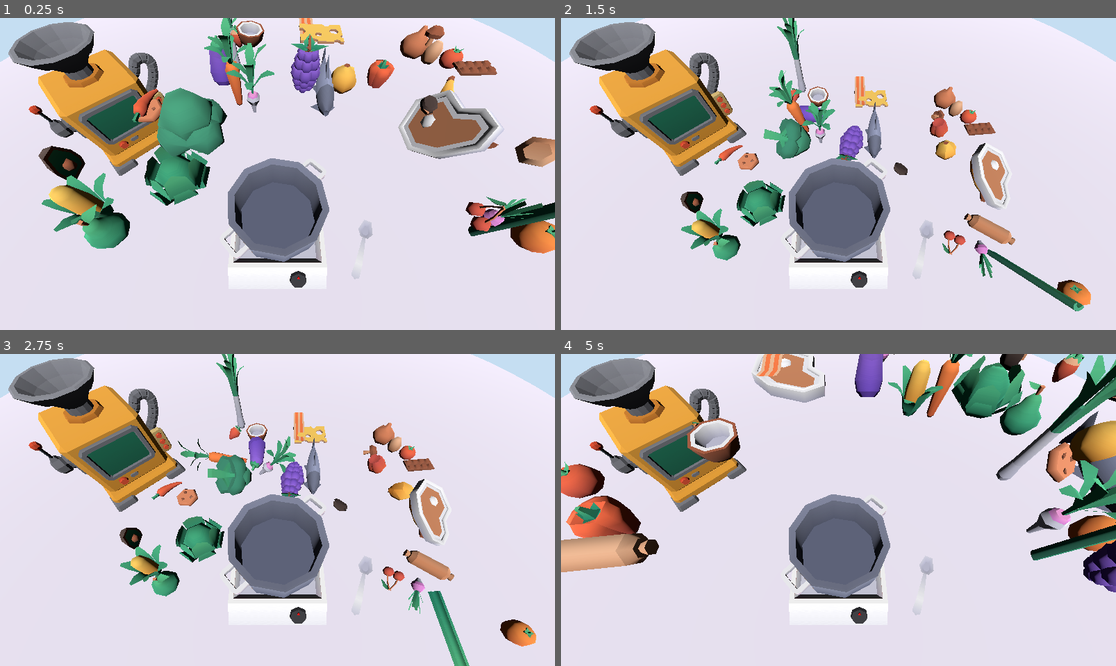
Above: before the commit, frames 1-4 (two rows, left to right).
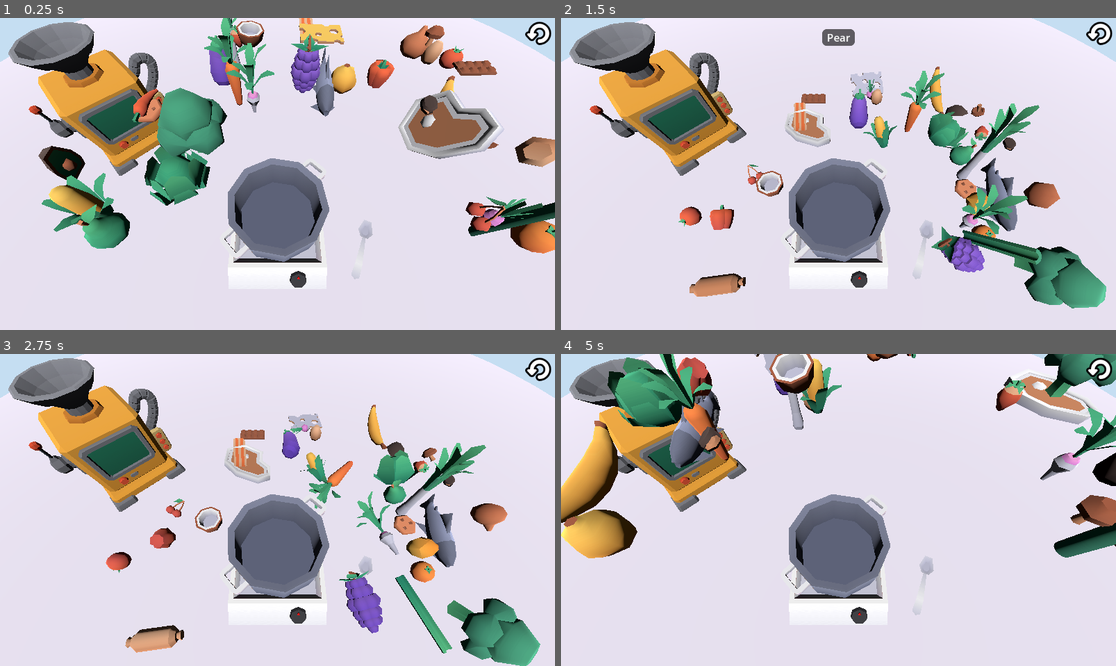
Above: after the commit, the same moments.

Repository: DrHaid/llm-taste-tester
Game: Godot game, scene res://main.tscn
The game is run twice, just before and just after one commit, with the same random seed, the same clock (stepped at 60 frames per second) and the same inputs.
Inputs (mouse positions are in pixels of both pictures, inside the frame that each line leads up to):
- Up to frame 1 (0.25 s): no input
- Up to frame 2 (1.5 s): click (1099, 33) at 0.52 s; move the mouse to (960, 158) at 1.27 s; click (960, 158) at 1.42 s
- Up to frame 3 (2.75 s): drag from (166, 525) to (249, 572) at 2.02 s
- Up to frame 4 (5 s): move the mouse to (894, 441) at 2.77 s; click (894, 441) at 2.92 s; drag from (810, 572) to (672, 463) at 3.52 s; move the mouse to (1005, 556) at 4.27 s; click (1005, 556) at 4.42 s; tap Escape at 4.9 s

The runs differ from the first frame. In frame 1, 0.2% of the frame differs, in the area x 94-100%, y 1-9%; in frame 2, 17%; in frame 3, 17%; in frame 4, 24%, in the area x 0-100%, y 0-77%.

Commit message:
Add reset button

Diff:
--- a/cooking_controller.gd
+++ b/cooking_controller.gd
@@ -11,16 +11,11 @@
 var current_foods: Array[FoodItemData] = []
 
 func _ready() -> void:
-	set_process_input(true)
 	stove.connect("dial_set_cooking", _on_stove_dial_set_cooking)
 	pot.connect("cook_food", _on_pot_cook_food)
 	pot.connect("cooking_finished", _on_pot_cooking_finished)
 	tasting_spoon.connect("spoon_fed", _on_tasting_spoon_spoon_fed)
 	camera_rig.connect("pan_complete", _on_camera_rig_pan_complete)
-
-func _input(_event: InputEvent) -> void:
-	if Input.is_key_pressed(KEY_ESCAPE):
-		get_tree().reload_current_scene()
 
 func _on_stove_dial_set_cooking() -> void:
 	if pot.set_stove_cooking():
--- a/main.tscn
+++ b/main.tscn
@@ -9,6 +9,7 @@
 [ext_resource type="PackedScene" uid="uid://bl2jv1csyq2mg" path="res://pots_n_pans/pot.tscn" id="2_v28j4"]
 [ext_resource type="Texture2D" uid="uid://cm2lx652xxsua" path="res://ui/mouse_scroll.svg" id="3_eu2w8"]
 [ext_resource type="PackedScene" uid="uid://datqj8xbewutu" path="res://pots_n_pans/tasting_spoon.tscn" id="5_hrrd4"]
+[ext_resource type="Texture2D" uid="uid://bo2524kt3kx7k" path="res://ui/rotate_ccw.svg" id="5_vi6iu"]
 [ext_resource type="Script" path="res://food_spawn.gd" id="8_jq2de"]
 [ext_resource type="PackedScene" uid="uid://xl34pi4pvsuj" path="res://pots_n_pans/stove.tscn" id="10_ndaen"]
 [ext_resource type="PackedScene" uid="uid://cf5qjssu2jva2" path="res://eating_robot/eating_robot.tscn" id="11_8jsdd"]
@@ -111,6 +112,16 @@
 theme_override_font_sizes/font_size = 22
 text = "Scroll text"
 
+[node name="ResetButton" type="TextureButton" parent="UI"]
+layout_mode = 1
+anchors_preset = 1
+anchor_left = 1.0
+anchor_right = 1.0
+offset_left = -64.0
+offset_bottom = 64.0
+grow_horizontal = 0
+texture_normal = ExtResource("5_vi6iu")
+
 [node name="WorldEnvironment" type="WorldEnvironment" parent="."]
 environment = SubResource("Environment_d8w4m")
 camera_attributes = SubResource("CameraAttributesPractical_ubpce")
--- /dev/null
+++ b/ui/rotate_ccw.svg
@@ -0,0 +1,7 @@
+<svg width="64" height="64" viewBox="0 0 32 32" xmlns="http://www.w3.org/2000/svg" xmlns:xlink="http://www.w3.org/1999/xlink">
+  <defs/>
+  <g>
+    <path stroke="none" fill="#000000" d="M20 16 Q20 14.4 18.8 13.25 L18.65 13.05 Q17.5 12 16 12 14.35 12 13.2 13.25 12.75 13.6 12.5 14.1 13.2 14.25 13.8 14.7 L13.9 14.8 Q14.9 15.55 15 16.65 15.15 18 14.2 19.05 L14.2 19 10.45 23 10.45 23.05 Q9.8 23.65 8.95 23.9 L8.9 23.9 Q7.95 24.1 7.2 23.9 L7.1 23.9 5.6 23.05 5.55 23 1.8 19 1.75 18.9 Q1 18.05 1 16.9 L1.1 16.35 Q1.35 15.35 2.3 14.7 L2.15 14.8 Q3.05 14.05 4.15 14 4.7 10.3 7.5 7.55 11 4 16 4 20.85 4 24.45 7.55 28 11 28 16 28 20.95 24.5 24.5 L24.45 24.5 Q20.85 28 16 28 14.35 28 13.2 26.95 L13.1 26.8 Q12 25.65 12 24 12 22.3 13.15 21.2 14.3 20 16 20 17.6 20 18.8 18.8 20 17.6 20 16"/>
+    <path stroke="none" fill="#FFFFFF" d="M23.05 23.05 Q20.05 26 16 26 15.15 26 14.55 25.45 14 24.85 14 24 14 23.15 14.55 22.6 15.15 22 16 22 18.45 22 20.2 20.2 22 18.4 22 16 22 13.55 20.2 11.8 L20.25 11.8 Q18.45 10 16 10 13.55 10 11.75 11.8 10 13.55 10 16 L11.75 16 Q12.25 16 12.6 16.3 L13 16.9 12.75 17.6 9 21.6 8.4 21.95 7.65 21.95 7 21.6 3.25 17.6 3 16.9 3.45 16.3 Q3.8 16 4.25 16 L6 16 Q6 11.85 8.9 8.95 11.85 6 16 6 20.05 6 23.05 8.95 26 11.85 26 16 26 20.1 23.05 23.05"/>
+  </g>
+</svg>
--- a/ui/ui.gd
+++ b/ui/ui.gd
@@ -1,11 +1,32 @@
 extends Control
 
+@onready var reset_button: TextureButton = $ResetButton
 @onready var help_text_container: PanelContainer = $MarginContainer/HelpTextContainer
 @onready var food_label: Label = $MarginContainer/FoodLabel
 
 func _ready() -> void:
+	set_process_input(true)
 	var mouse_input_handler := %FoodDragHandler
 	mouse_input_handler.connect("food_hover", update_food_label)
+	reset_button.connect("pressed", reset_scene)
+	_setup_button_textures()
+
+func _input(_event: InputEvent) -> void:
+	if Input.is_key_pressed(KEY_ESCAPE):
+		reset_scene()
+
+func get_darkened_texture(texture: Texture2D, brightness: float) -> Texture2D:
+	var image := texture.get_image()
+	image.adjust_bcs(brightness, 1, 1)
+	return ImageTexture.create_from_image(image)
+
+func _setup_button_textures() -> void:
+	var normal_texture := reset_button.texture_normal
+	reset_button.texture_hover = get_darkened_texture(normal_texture, 0.85)
+	reset_button.texture_pressed = get_darkened_texture(normal_texture, 0.6)
+
+func reset_scene() -> void:
+	get_tree().reload_current_scene()
 
 func show_help(show_container: bool) -> void:
 	help_text_container.visible = show_container
Not shown: 1 places in main.tscn that only renumber resources
Not shown, added: ui/rotate_ccw.svg.import
